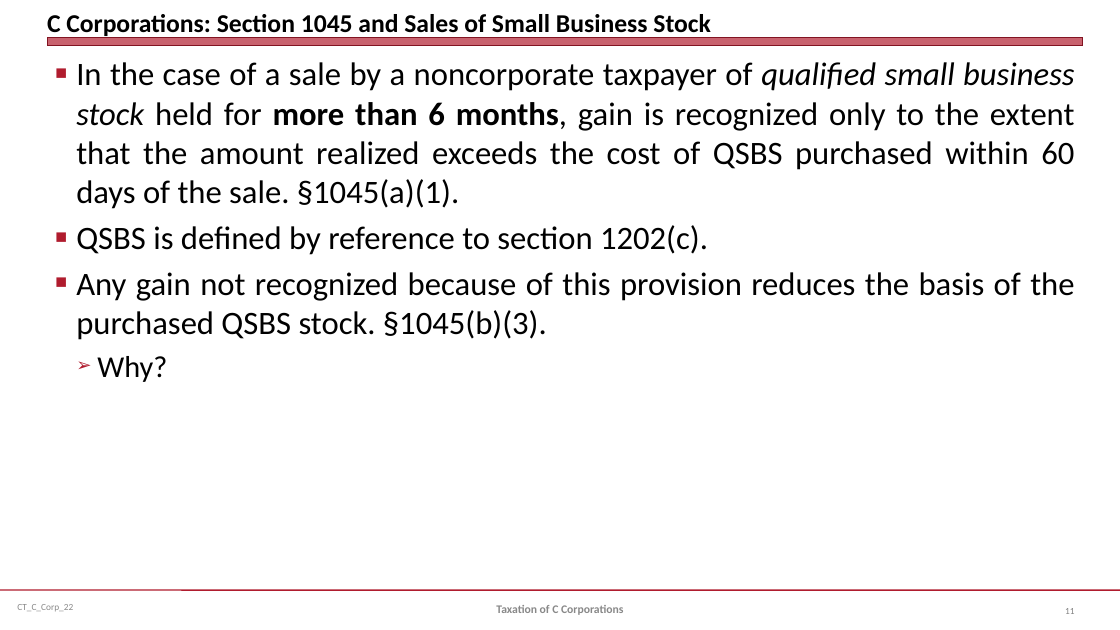
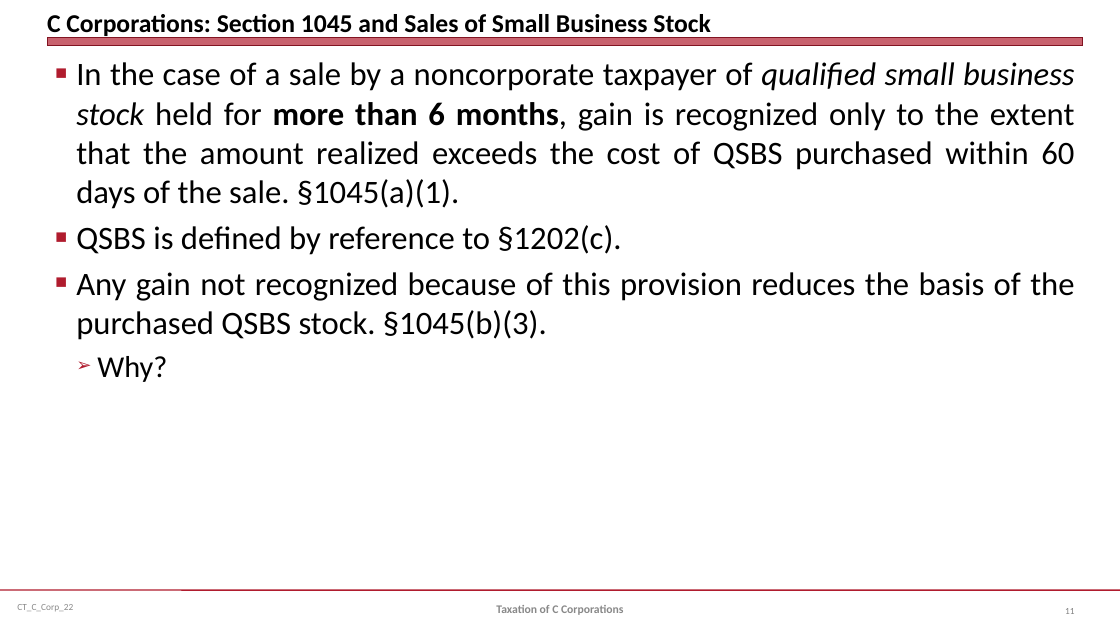
Before and after one commit to jmc877/Corporate-Tax, a slide deck: slide 11 of slides/CT_C_Corp_22.pptx. Drawn at 1120x630 pixels with LibreOffice and Linux fonts; fonts in the diff are those of the drawing. Boxes give left, top, right and bottom in pixels: in the first picture for what was removed or moved away, otherwise in the second. Text is boxed around its words. In the diff, an @@ line names an element or a change of style, - is before the commit and + after.

```diff
--- a/slides/CT_C_Corp_22.pptx
+++ b/slides/CT_C_Corp_22.pptx
@@ text at [76, 225, 621, 255]: text changed @@
-■ QSBS is defined by reference to section 1202(c).
+■ QSBS is defined by reference to §1202(c).
```
Also in this commit, not shown: 2 other slides changed.
